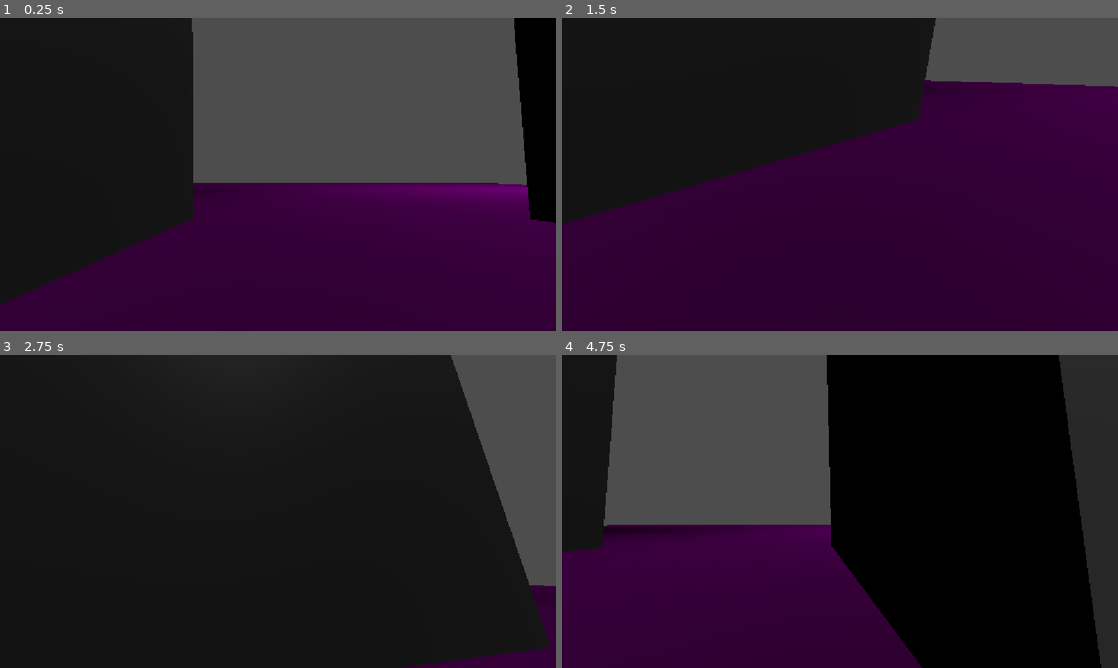
Above: before the commit, frames 1-4 (two rows, left to right).
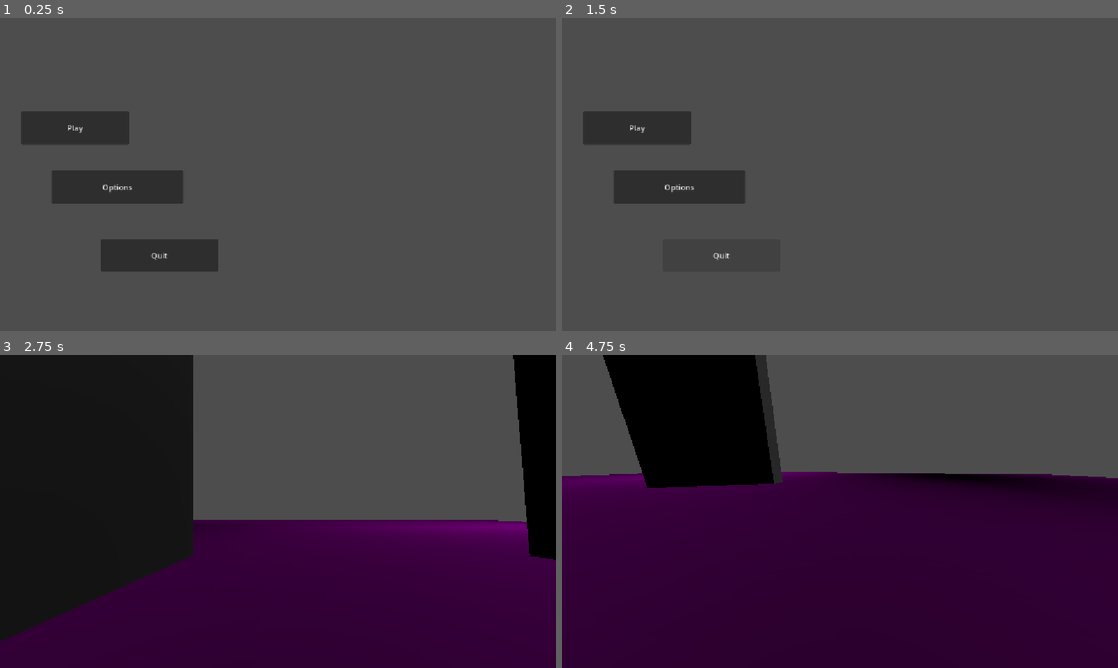
Above: after the commit, the same moments.

Repository: Ayaaneo/Desparuin
Game: Godot game, scene res://Assets/Scenes/main_menu.tscn
Two runs of this game, one before a commit and one after it. Both use one fixed random seed, a clock stepped at 60 frames per second and the inputs below. Before the commit the project starts from res://Assets/Scenes/floor_1.tscn.
Inputs (mouse positions are in pixels of both pictures, inside the frame that each line leads up to):
- Up to frame 1 (0.25 s): no input
- Up to frame 2 (1.5 s): click (678, 187) at 0.5 s, where only the run after the commit has a clickable "Options"; click (717, 252) at 1.25 s, where only the run after the commit has a clickable "Back"
- Up to frame 3 (2.75 s): click (72, 464) at 2 s, where only the run after the commit has a clickable "Play"
- Up to frame 4 (4.75 s): tap Enter at 2.75 s; move the mouse to (867, 511) at 2.77 s; hold D (Right) 2.78-3.53 s; tap W (Foreward) at 2.85, 4.35 s; tap Space (Jump) at 3.02, 3.77 s; move the mouse to (812, 511) at 3.52 s; hold S (Backward) 3.53-4.28 s; tap Shift (Sprint) at 3.6 s; move the mouse to (851, 505) at 4.27 s; hold D (Right) from 4.28 s (still down)

The runs differ from the first frame. In frame 1, 69% of the frame differs, in the area x 0-100%, y 0-100%; in frame 2, 93%; in frame 3, 68%; in frame 4, 70%.

Commit message:
Main menu.

Diff:
--- /dev/null
+++ b/Assets/Scenes/main_menu.tscn
@@ -0,0 +1,40 @@
+[gd_scene format=3 uid="uid://b0hbty2jixpkn"]
+
+[ext_resource type="Script" uid="uid://cu3ls7eaq8h01" path="res://Assets/scripts/main_menu.gd" id="1_x6jn2"]
+
+[node name="MainMenu" type="Node2D" unique_id=271643334]
+script = ExtResource("1_x6jn2")
+
+[node name="ButtonManager" type="Control" parent="." unique_id=1790124163]
+layout_mode = 3
+anchors_preset = 0
+offset_right = 40.0
+offset_bottom = 40.0
+
+[node name="Play" type="Button" parent="ButtonManager" unique_id=1966314113]
+layout_mode = 0
+offset_left = 44.0
+offset_top = 193.0
+offset_right = 267.0
+offset_bottom = 262.0
+text = "Play"
+
+[node name="Options" type="Button" parent="ButtonManager" unique_id=722168003]
+layout_mode = 0
+offset_left = 107.0
+offset_top = 315.0
+offset_right = 380.0
+offset_bottom = 385.0
+text = "Options"
+
+[node name="Quit" type="Button" parent="ButtonManager" unique_id=1699230787]
+layout_mode = 0
+offset_left = 209.0
+offset_top = 458.0
+offset_right = 452.0
+offset_bottom = 525.0
+text = "Quit"
+
+[connection signal="pressed" from="ButtonManager/Play" to="." method="_on_play_pressed"]
+[connection signal="pressed" from="ButtonManager/Options" to="." method="_on_options_pressed"]
+[connection signal="pressed" from="ButtonManager/Quit" to="." method="_on_quit_pressed"]
--- /dev/null
+++ b/Assets/Scenes/options.tscn
@@ -0,0 +1,23 @@
+[gd_scene format=3 uid="uid://b3sdsesma04k5"]
+
+[ext_resource type="Script" uid="uid://c5gfi2dpe883n" path="res://Assets/scripts/options.gd" id="1_v6ol1"]
+
+[node name="Options" type="Node2D" unique_id=631659510]
+script = ExtResource("1_v6ol1")
+
+[node name="Control" type="Control" parent="." unique_id=1019666897]
+layout_mode = 3
+anchors_preset = 0
+offset_right = 40.0
+offset_bottom = 40.0
+
+[node name="Back" type="Button" parent="Control" unique_id=1346811794]
+layout_mode = 0
+offset_left = 194.0
+offset_top = 460.0
+offset_right = 447.0
+offset_bottom = 509.0
+text = "Back"
+
+[connection signal="pressed" from="Control/Back" to="." method="_on_button_pressed"]
+[connection signal="pressed" from="Control/Back" to="." method="_on_back_pressed"]
--- /dev/null
+++ b/Assets/scripts/main_menu.gd
@@ -0,0 +1,23 @@
+extends Node2D
+
+
+# Called when the node enters the scene tree for the first time.
+func _ready() -> void:
+	pass # Replace with function body.
+
+
+# Called every frame. 'delta' is the elapsed time since the previous frame.
+func _process(delta: float) -> void:
+	pass
+
+
+func _on_play_pressed() -> void:
+	get_tree().change_scene_to_file("res://Assets/Scenes/floor_1.tscn")
+
+
+func _on_options_pressed() -> void:
+	get_tree().change_scene_to_file("res://Assets/Scenes/options.tscn")
+
+
+func _on_quit_pressed() -> void:
+	get_tree().quit()
--- /dev/null
+++ b/Assets/scripts/options.gd
@@ -0,0 +1,14 @@
+extends Node2D
+
+
+# Called when the node enters the scene tree for the first time.
+func _ready() -> void:
+	pass # Replace with function body.
+
+
+# Called every frame. 'delta' is the elapsed time since the previous frame.
+func _process(delta: float) -> void:
+	pass
+
+func _on_back_pressed() -> void:
+	get_tree().change_scene_to_file("res://Assets/Scenes/main_menu.tscn")
--- a/project.godot
+++ b/project.godot
@@ -11,7 +11,7 @@
 [application]
 
 config/name="Desparuin"
-run/main_scene="uid://b8opisrtqkog1"
+run/main_scene="uid://b0hbty2jixpkn"
 config/features=PackedStringArray("4.7", "Forward Plus")
 config/icon="res://icon.svg"
 
Not shown, added: Assets/scripts/main_menu.gd.uid
Not shown, added: Assets/scripts/options.gd.uid
